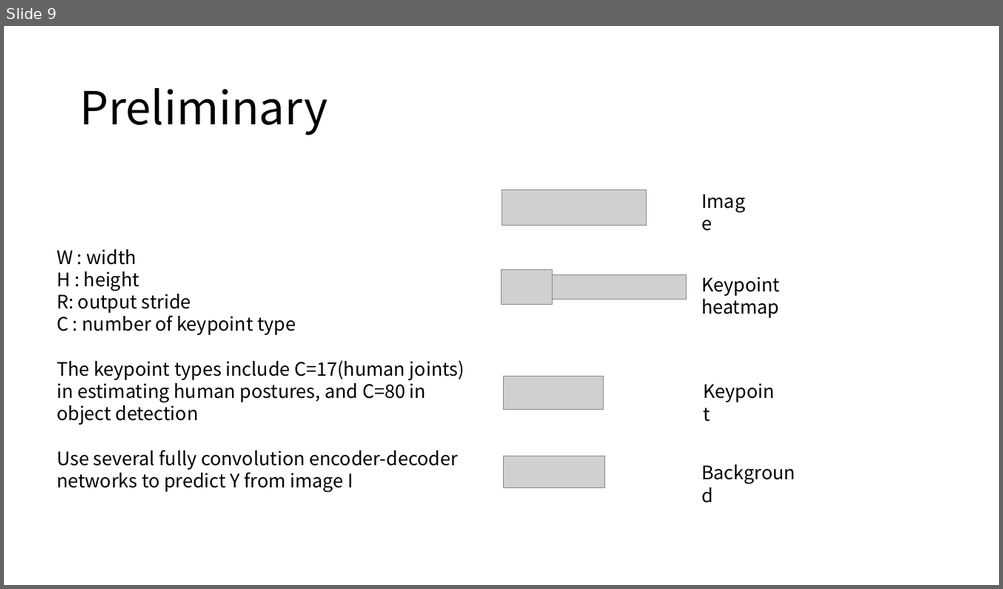
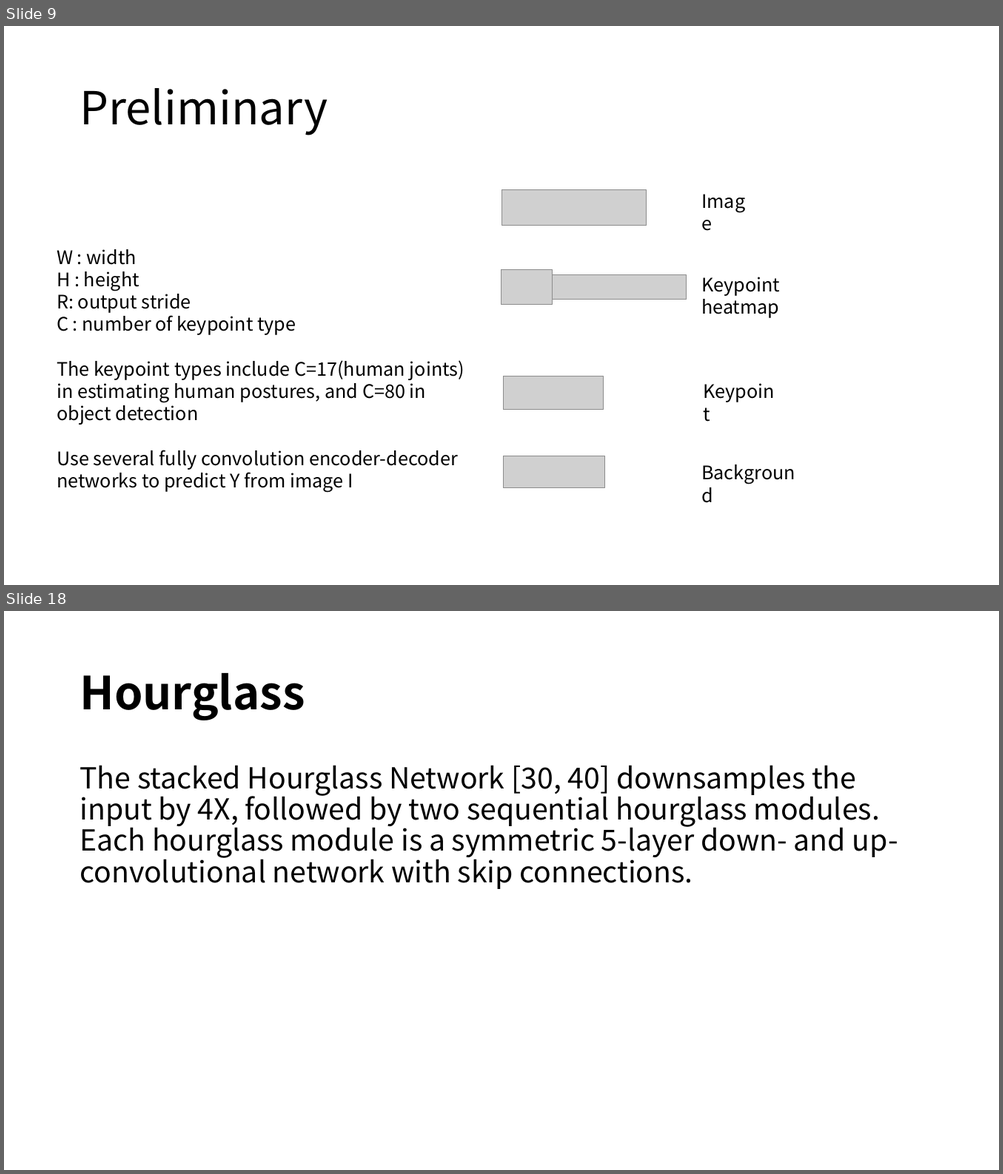
Before and after one commit to jjeamin/jjeamin.github.io, a slide deck: _posts/ppt/CenterNet.pptx. Shown one above the other, each under a label of ours: slide 9 before the commit, slides 9 and 18 after it; the slides between them are not shown. The pictures are 1003x589 and 1003x1174 pixels, drawn with LibreOffice and Linux fonts; fonts in the diff are those of the drawing; grey boxes stand for pictures. Boxes give left, top, right and bottom in pixels: in the first picture for what was removed or moved away, otherwise in the second. Text is boxed around its words. In the diff, an @@ line names an element or a change of style, - is before the commit and + after.

```diff
--- a/_posts/ppt/CenterNet.pptx
+++ b/_posts/ppt/CenterNet.pptx
@@ slide 18 added at [4, 611, 999, 1170], background #FFFFFF @@
@@ title added at [79, 673, 304, 721], 44 pt, text #000000, bold @@
+Hourglass
@@ text added at [79, 765, 898, 889], 28 pt, text #000000 @@
+The stacked Hourglass Network [30, 40] downsamples the input by 4X, followed by two sequential hourglass modules. Each hourglass module is a symmetric 5-layer down- and up-convolutional network with skip connections.
```
Also in this commit, not shown: 1 slide changed, 14 other slides added, 1 other file.
